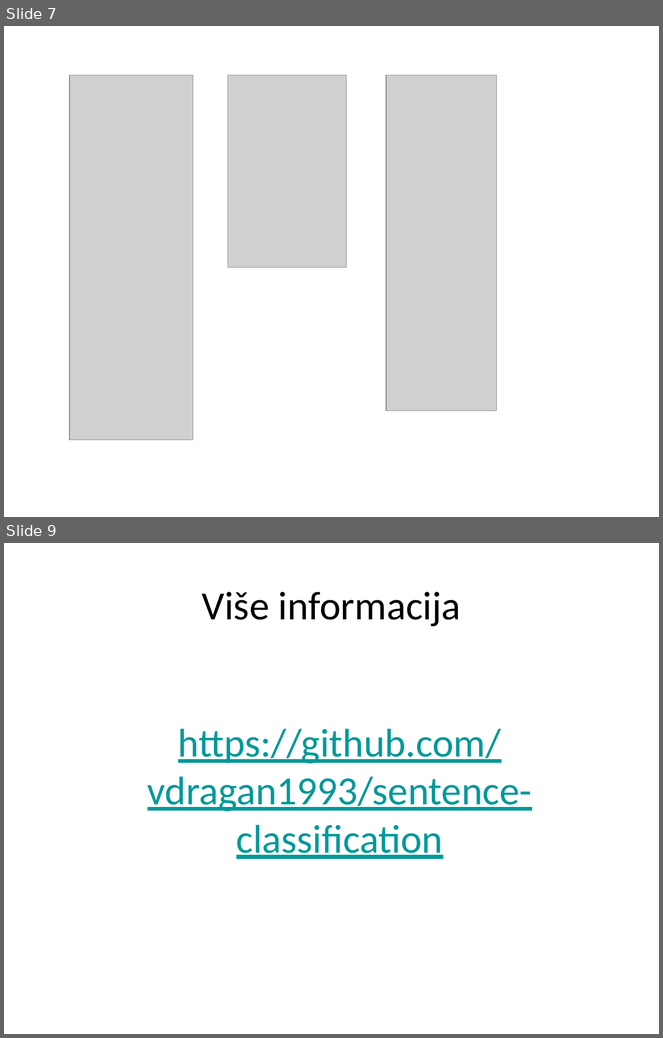
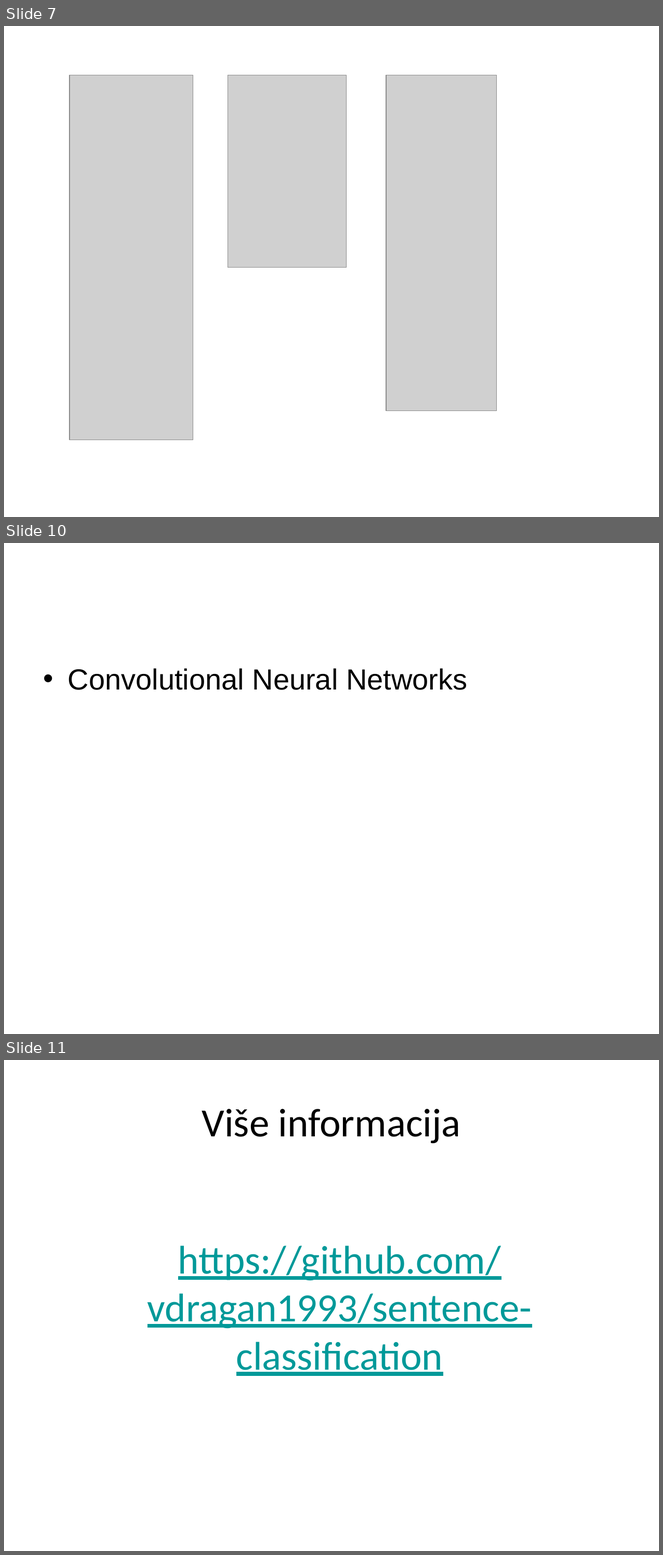
Before and after one commit to vdragan1993/sentence-classification, a slide deck: semantic_classification_ppt.pptx. Shown one above the other, each under a label of ours: slides 7 and 9 before the commit, slides 7, 10 and 11 after it; the slides between them are not shown. The pictures are 663x1038 and 663x1555 pixels, drawn with LibreOffice and Linux fonts; fonts in the diff are those of the drawing; grey boxes stand for pictures; background and template pictures are left out. Boxes give left, top, right and bottom in pixels: in the first picture for what was removed or moved away, otherwise in the second. Text is boxed around its words. In the diff, an @@ line names an element or a change of style, - is before the commit and + after.

```diff
--- a/semantic_classification_ppt.pptx
+++ b/semantic_classification_ppt.pptx
@@ slide 10 added at bbox=[4, 543, 659, 1034], background picture (left out) @@
@@ text added at bbox=[68, 668, 467, 690], 32 pt, text #000000 @@
+• Convolutional Neural Networks
@@ what was slide 9 is now slide 11 @@
```
Also in this commit, not shown: 1 slide changed, 1 other slide added.
